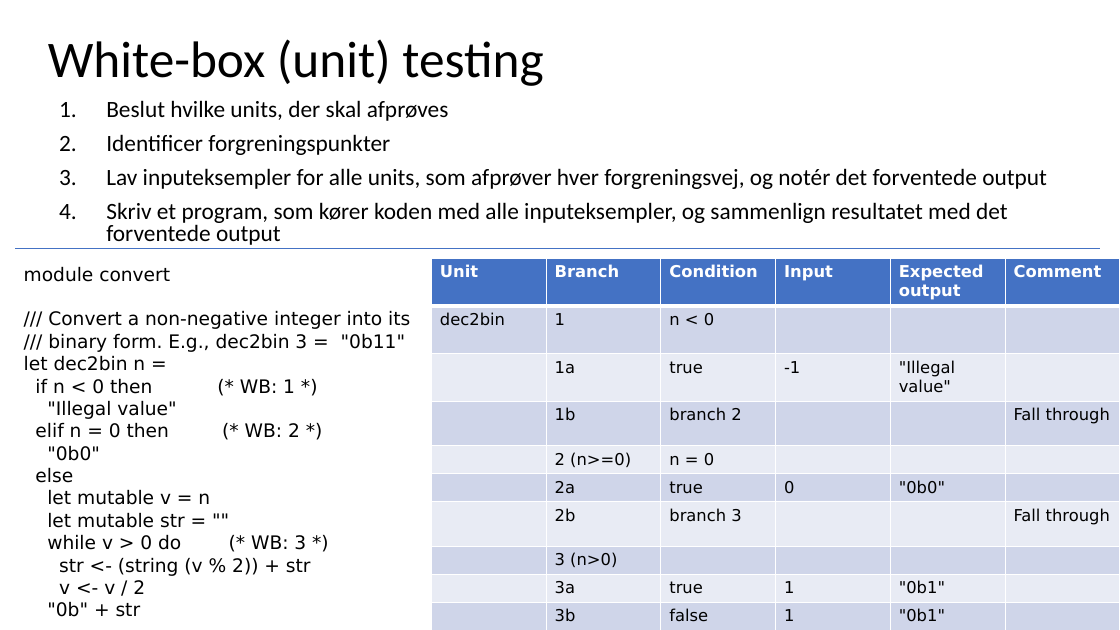
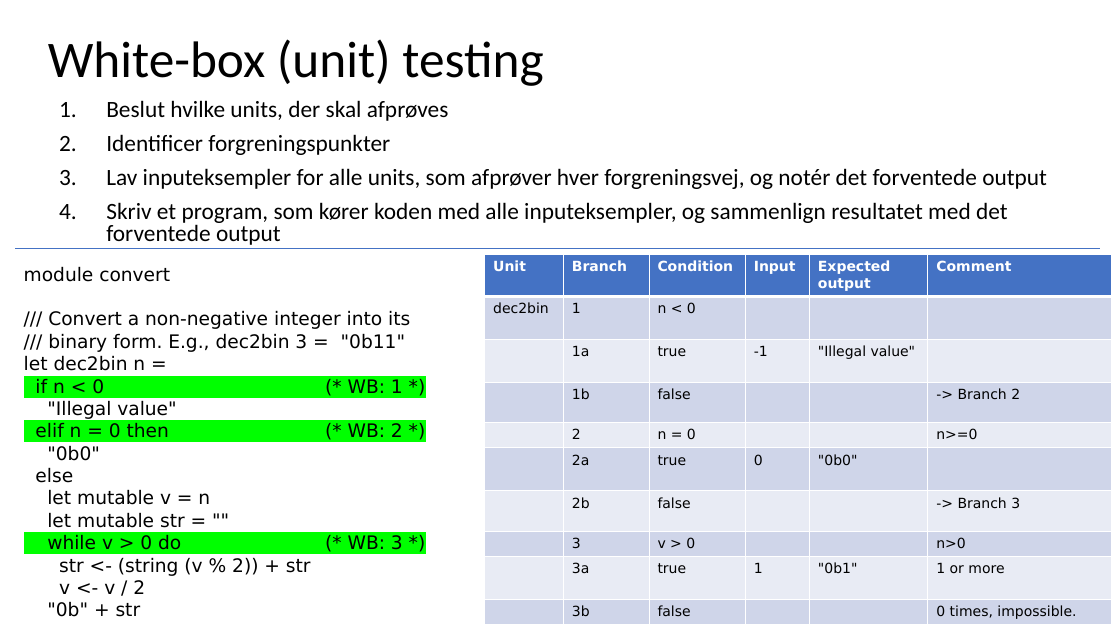
Before and after one commit to fisterloegsovs/pop22, a slide deck: slide 13 of lectures/4.1ModulesNTests/lecture.pptx. Drawn at 1120x630 pixels with LibreOffice and Linux fonts; fonts in the diff are those of the drawing. Boxes give left, top, right and bottom in pixels: in the first picture for what was removed or moved away, otherwise in the second. Text is boxed around its words. In the diff, an @@ line names an element or a change of style, - is before the commit and + after.

Commit message:
lecture done

```diff
--- a/lectures/4.1ModulesNTests/lecture.pptx
+++ b/lectures/4.1ModulesNTests/lecture.pptx
@@ table at (x1=485, y1=255, x2=1112, y2=625) @@
-row 4, column 3: branch 2
+row 4, column 3: false
-row 4, column 6: Fall through
+row 4, column 6: -> Branch 2
-row 5, column 2: 2 (n>=0)
+row 5, column 2: 2
-row 5, column 6: 
+row 5, column 6: n>=0
-row 7, column 3: branch 3
+row 7, column 3: false
-row 7, column 6: Fall through
+row 7, column 6: -> Branch 3
-row 8:  | 3 (n>0) |  |  |  | 
+row 8:  | 3 | v > 0 |  |  | n>0
-row 9, column 6: 
+row 9, column 6: 1 or more
-row 10:  | 3b | false | 1 | "0b1" | 
+row 10:  | 3b | false |  |  | 0 times, impossible.
@@ size 14 to 12 pt in "Unit", "Branch", "Condition", "Input" and 22 more places @@
@@ table resized from (x1=432, y1=259, x2=1120, y2=630) to (x1=485, y1=255, x2=1112, y2=625) @@
@@ text at (x1=35, y1=378, x2=104, y2=394): text changed @@
-if n < 0 then (* WB: 1 *)
+if n < 0
@@ text added at (x1=348, y1=379, x2=403, y2=550), 16 pt, text #000000 @@
+(* WB: 1 *)
+(* WB: 2 *)
+(* WB: 3 *)
@@ text at (x1=35, y1=423, x2=169, y2=443): text changed @@
-elif n = 0 then (* WB: 2 *)
+elif n = 0 then
@@ text at (x1=47, y1=534, x2=181, y2=550): text changed @@
-while v > 0 do (* WB: 3 *)
+while v > 0 do
```
Also in this commit, not shown: 1 other slide changed, 3 other files.
